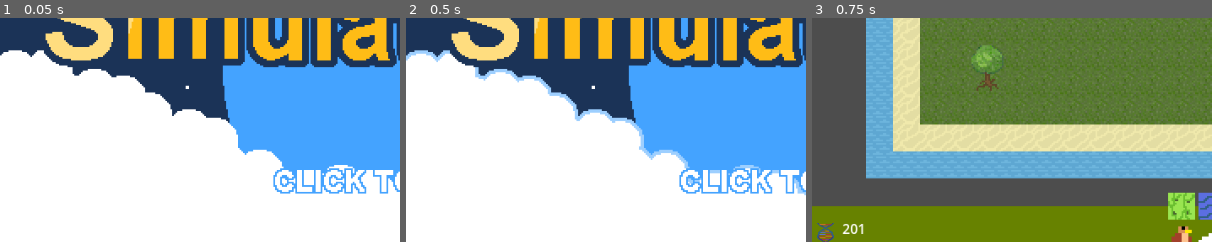
Above: before the commit, frames 1-3 (left to right).
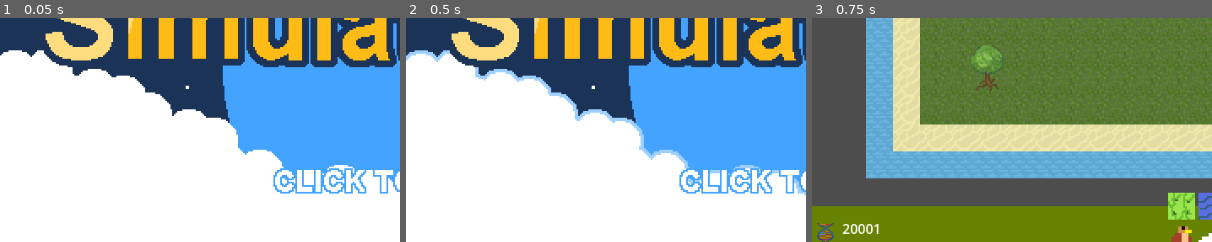
Above: after the commit, the same moments.

Repository: zliebowitz/ld56
Game: Godot game, scene res://Assets/Scripts/title_screen.tscn
The game is run twice, just before and just after one commit, with the same random seed, the same clock (stepped at 60 frames per second) and the same inputs.
Inputs (mouse positions are % of the whole screen's width and height, from its top left):
- Up to frame 1 (0.05 s): no input
- Up to frame 2 (0.5 s): no input
- Up to frame 3 (0.75 s): tap Enter at 0.5 s; move the mouse to (72, 45) at 0.52 s; click (72, 45) at 0.6 s
The pictures show only the part of the screen within x 0-50%, y 48-98%; the shares and areas given below are measured in that part.

Frames 1-2 are identical in both runs. In frame 3, 0.2% of the frame differs, in the area x 11-17%, y 91-97%.

Commit message:
Rabbits no Longer Lemmings. Increased Performance

Diff:
--- a/Assets/Scripts/Animals/Rabbit.tscn
+++ b/Assets/Scripts/Animals/Rabbit.tscn
@@ -137,6 +137,7 @@
 [node name="Rabbit" type="Node2D"]
 y_sort_enabled = true
 script = ExtResource("1_5ysy0")
+feed_to_reproduce = 0
 state_list = Array[int]([1, 3, 5, 4])
 state_timers = Array[float]([10.0, 3.0, 5.0, 5.0])
 timed_states = Array[int]([0])
@@ -152,11 +153,13 @@
 speed_scale = 2.0
 
 [node name="BodyRadius" type="Area2D" parent="."]
+monitoring = false
 
 [node name="CollisionShape2D" type="CollisionShape2D" parent="BodyRadius"]
 shape = SubResource("CircleShape2D_gjmrt")
 
 [node name="SearchRadius" type="Area2D" parent="."]
+monitorable = false
 
 [node name="CollisionShape2D" type="CollisionShape2D" parent="SearchRadius"]
 shape = SubResource("CircleShape2D_xngri")
--- a/Assets/Scripts/Animals/animal_base.gd
+++ b/Assets/Scripts/Animals/animal_base.gd
@@ -18,7 +18,6 @@
 @export var timed_states: Array[int] = []
 @export var animal_name: String = "PLACEHOLDER"
 @export var movement_mode: Movement = Movement.WALKING
-@export var destination: Vector2 = position
 @export var speed: float = 6
 @export var cost: int = 1
 @export var cost_scaling: float = 1.1
@@ -37,17 +36,29 @@
 
 var time_in_state : float = 0
 var index: int = 0
+var target: Node2D
+var destination: Vector2 = Vector2(-1,1):
+	set(value):
+		if value != Vector2(-999, -999):
+			destination = value
+
+
+var process_kneecap: float = 0
 
 func _ready() -> void:
 	var main = GlobalManager.main
 	add_to_group("animal")
 	gain_dna.connect(main._on_gain_dna)
+	GlobalManager.add_creature_count()
 
 
 func _process(delta: float) -> void:
-	time_in_state += delta;
+	time_in_state += delta
+	process_kneecap += delta
 	kill_if_time_elapsed()
 	_process_action(delta)
+	if process_kneecap > 0.1:
+		process_kneecap = 0.0
 
 
 func get_next_state() -> STATE:
@@ -59,6 +70,8 @@
 
 func advance_state() -> void:
 	current_state = get_next_state();
+	destination = Vector2(-1,-1)
+	target = null
 	time_in_state = 0
 
 
@@ -82,7 +95,7 @@
 
 
 func move_towards_destination(delta: float) -> bool:
-	if position.x < 0 or position.y < 0:			#For if the destination is invalid
+	if destination.x < 0 or destination.y < 0:			#For if the destination is invalid
 		return false
 	if position.distance_to(destination) <= 8:
 		return true
@@ -101,12 +114,15 @@
 	add_sibling(new_corpse)
 	queue_free()
 
+func can_process_pathfinding() -> bool:
+	return process_kneecap > 0.1
 
 func get_nearest_creature(creature_type: Variant) -> Animal:
 	return get_nearest_creature_list([creature_type])
 
-func get_nearest_creature_list(creature_types: Array[Variant]):
-	if not has_node("SearchRadius"): return
+func get_nearest_creature_list(creature_types: Array[Variant]) -> Animal:
+	if not can_process_pathfinding(): return null
+	if not has_node("SearchRadius"): return null
 	var search_radius: Area2D = $SearchRadius
 	var areas := search_radius.get_overlapping_areas()
 	var distance := 999999.9
--- a/Assets/Scripts/Animals/animal_hawk.gd
+++ b/Assets/Scripts/Animals/animal_hawk.gd
@@ -2,26 +2,25 @@
 extends Animal
 
 @onready var animation = $AnimatedSprite2D
-var target: Animal
 
 func _process_action(delta: float) -> void:
 	updateAnimation()
 	match current_state:
 		STATE.SEEK_FOOD:
-			target = null
 			target = get_nearest_creature_list([Squirrel, Rabbit])
-			if target:
+			if is_instance_valid(target):
 				destination = target.position
 			else: destination = position
 			if move_towards_destination(delta):
-				if not target:
+				if not is_instance_valid(target):
 					return
 				target.kill()
 				create_dna()
 				advance_state()
 		STATE.SEEK_ITEM:
-			var nearest_tree_tile = tilemap.get_nearest_tile(position - Vector2.UP * 25, 3)
-			destination = tilemap.get_tile_center(nearest_tree_tile) + Vector2.UP * 25
+			if can_process_pathfinding():
+				var nearest_tree_tile = tilemap.get_nearest_tile(position - Vector2.UP * 25, 3)
+				destination = tilemap.get_tile_center(nearest_tree_tile) + Vector2.UP * 25
 			if move_towards_destination(delta):
 				advance_state()
 		STATE.WAIT:
--- a/Assets/Scripts/Animals/animal_rabbit.gd
+++ b/Assets/Scripts/Animals/animal_rabbit.gd
@@ -20,6 +20,8 @@
 				eat_counter = eat_counter + 1
 				if randf() < ratio_to_strip_grass:
 					var destination_tile = tilemap.get_coord_from_position(destination)
+					#If the tile isn't still grass, don't do anything
+					if not tilemap.get_tile_info(destination_tile)[0] == 0: return
 					tilemap.place_tile(destination_tile, 1)
 				advance_state()
 		STATE.WAIT:
@@ -39,14 +41,9 @@
 			if eat_counter < feed_to_reproduce:
 				advance_state()
 				return
-			var near_rabbit = get_nearest_creature(Rabbit)
-			if near_rabbit:
-				destination = near_rabbit.position
-			else:
-				destination = position
-				eat_counter = 0
-				advance_state()
-				return
+			target = get_nearest_creature(Rabbit)
+			if is_instance_valid(target):
+				destination = target.position
 			if move_towards_destination(delta):
 				var new_rabbit = rabbit_scene.instantiate()
 				new_rabbit.position = position + position.direction_to(destination) * 8
--- a/Assets/Scripts/Animals/animal_squirrel.gd
+++ b/Assets/Scripts/Animals/animal_squirrel.gd
@@ -7,12 +7,14 @@
 func _process_action(delta: float) -> void:
 	match current_state:
 		STATE.SEEK_WATER:
-			destination = tilemap.get_nearest_tile_absolute(position, 2)
+			if can_process_pathfinding():
+				destination = tilemap.get_nearest_tile_absolute(position, 2)
 			$AnimatedSprite2D.animation = "run"
 			if move_towards_destination(delta):
 				advance_state()
 		STATE.SEEK_FOOD:
-			destination = tilemap.get_nearest_tile_absolute(position, -1, 0)
+			if can_process_pathfinding():
+				destination = tilemap.get_nearest_tile_absolute(position, -1, 0)
 			$AnimatedSprite2D.animation = "run"
 			if move_towards_destination(delta):
 				create_dna()
--- a/Assets/Scripts/GlobalManager.gd
+++ b/Assets/Scripts/GlobalManager.gd
@@ -11,3 +11,9 @@
 		if main == null:
 			main = get_tree().root.get_node("Main")
 		return main
+
+var creature_count: int = 0
+
+func add_creature_count() -> void:
+	creature_count = creature_count + 1
+	#print("Creature Count: ", creature_count, " Frame: ", Engine.get_frames_drawn())
--- a/Assets/Scripts/main.gd
+++ b/Assets/Scripts/main.gd
@@ -6,7 +6,7 @@
 
 
 func _ready() -> void:
-	_on_gain_dna(200) # noop at time of writing, but handles defaults that aren't 0.
+	_on_gain_dna(20000) # noop at time of writing, but handles defaults that aren't 0.
 
 
 func _on_gain_dna(dna_value: int) -> void:
--- a/Assets/Scripts/tilemap.gd
+++ b/Assets/Scripts/tilemap.gd
@@ -19,6 +19,8 @@
 var animal_resource: PackedScene
 var animal_descriptor: String
 var animal_parent: Node
+
+var process_kneecap: float = 0.0
 
 signal tile_placed
 
@@ -70,7 +72,10 @@
 			main._on_gain_dna(-current_cost)
 
 
-
+func _process(delta: float) -> void:
+	process_kneecap += delta
+	if process_kneecap > 0.2:
+		process_kneecap = 0
 
 
 func select_tile(tile_id: int) -> void:
@@ -152,34 +157,55 @@
 	if id == -1 and sprite_id == -1:
 		print("You aren't searching for anything!")
 		return Vector2i(-1, -1)
-
+	if not can_process_pathfinding():
+		return Vector2i(-999, -999)
 	var distance := 999999.9
 	var closest := Vector2i(-1,-1)
-	for y in map_size.y:
-		for x in map_size.x:
-			var coords = Vector2i(x, y)
-			var tile_info = get_tile_info(coords)
-			if (id != -1 and tile_info[0] == id) or (sprite_id != -1 and tile_info[1] == sprite_id):
-				var new_distance = starting_location.distance_squared_to(get_tile_center(coords))
-				if new_distance < distance:
-					distance = new_distance
-					closest = coords
+	if id != -1:
+		var map_tiles: Array[Vector2i] = get_used_cells_by_id(id)
+		for tile: Vector2i in map_tiles:
+			var new_distance = starting_location.distance_squared_to(get_tile_center(tile))
+			if new_distance < distance:
+				distance = new_distance
+				closest = tile
+	if sprite_id != -1:
+		var sprite_tiles: Array[Vector2i] = get_used_cells_by_id(sprite_id)
+		for tile: Vector2i in sprite_tiles:
+			var new_distance = starting_location.distance_squared_to(get_tile_center(tile))
+			if new_distance < distance:
+				distance = new_distance
+				closest = tile
+	#for y in map_size.y:
+		#for x in map_size.x:
+			#var coords = Vector2i(x, y)
+			#var tile_info = get_tile_info(coords)
+			#if (id != -1 and tile_info[0] == id) or (sprite_id != -1 and tile_info[1] == sprite_id):
+				#var new_distance = starting_location.distance_squared_to(get_tile_center(coords))
+				#if new_distance < distance:
+					#distance = new_distance
+					#closest = coords
 	return closest
 
 
 func get_nearest_tile_absolute(starting_location: Vector2, id: int = -1, sprite_id: int = -1) -> Vector2:
-	var center = get_tile_center(get_nearest_tile(starting_location, id, sprite_id))
+	var tile: Vector2i = get_nearest_tile(starting_location, id, sprite_id)
+	if tile == Vector2i(-999, -999): return tile
+	var center = get_tile_center(tile)
+	if center.x < 0 or center.y < 0: return Vector2(-1, -1)
 	var offset = center + (starting_location - center).normalized()*12
 	return offset
 
-func get_nearest_creature(starting_location: Vector2, creature_type: Variant) -> Animal:
-	var distance := 999999.9
-	var closest: Animal = null
-	var main = get_parent()
-	for animal in get_tree().get_nodes_in_group("animal"):
-		if is_instance_of(animal, creature_type):
-			var new_distance = starting_location.distance_squared_to(animal.position)
-			if new_distance < distance:
-				distance = new_distance
-				closest = animal
-	return closest
+func can_process_pathfinding() -> bool:
+	return process_kneecap > 0.1
+
+#func get_nearest_creature(starting_location: Vector2, creature_type: Variant) -> Animal:
+	#var distance := 999999.9
+	#var closest: Animal = null
+	#var main = get_parent()
+	#for animal in get_tree().get_nodes_in_group("animal"):
+		#if is_instance_of(animal, creature_type):
+			#var new_distance = starting_location.distance_squared_to(animal.position)
+			#if new_distance < distance:
+				#distance = new_distance
+				#closest = animal
+	#return closest
--- a/tilemap.tscn
+++ b/tilemap.tscn
@@ -137,6 +137,7 @@
 y_sort_enabled = true
 tile_map_data = PackedByteArray("AAACAAQAAgACAAEAAAACAAUAAgACAAEAAAACAAYAAgACAAEAAAACAAcAAgACAAEAAAACAAgAAgACAAEAAAACAA …(5120 unchanged characters)…
 tile_set = SubResource("TileSet_buasj")
+collision_enabled = false
 script = ExtResource("2_fvnuu")
 tile_size = Vector2(32, 32)
 map_size = Vector2(28, 15)
@@ -145,6 +146,7 @@
 z_index = -1
 y_sort_enabled = true
 tile_set = SubResource("TileSet_8s1cn")
+collision_enabled = false
 
 [node name="CanvasLayer" type="CanvasLayer" parent="." node_paths=PackedStringArray("gridcontainer", "tilemap")]
 script = ExtResource("4_j5su3")
